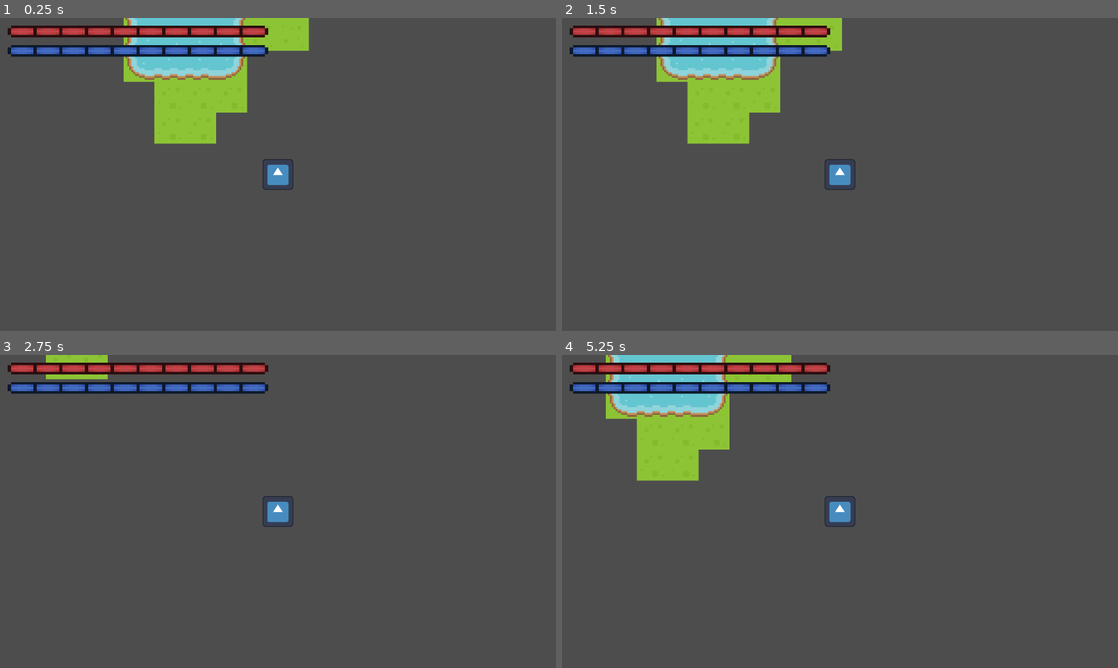
Above: before the commit, frames 1-4 (two rows, left to right).
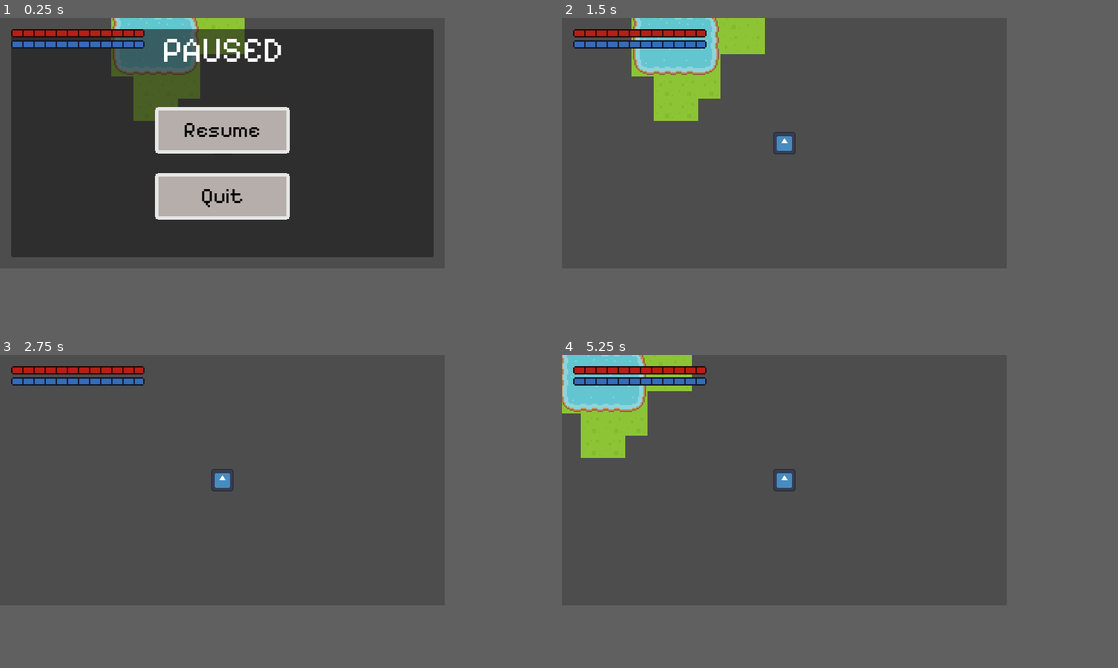
Above: after the commit, the same moments.

Repository: CrabbyDisk/Modertron-RPG
Game: Godot game, scene res://Scenes/World.tscn
Same seed, same stepped clock (60 frames per second), same inputs: the game is played once before the commit and once after it. The engine's default icon, where the game draws it, is replaced by a stand-in: a white triangle on a blue panel in a dark square.
Inputs (mouse positions are in pixels of both pictures, inside the frame that each line leads up to):
- Up to frame 1 (0.25 s): no input
- Up to frame 2 (1.5 s): click (840, 158) at 0.5 s, where only the run after the commit has a clickable "Resume"; tap Enter at 1.25 s; hold D (right) from 1.28 s (still down)
- Up to frame 3 (2.75 s): release D (right) at 2.03 s; hold S (down) from 2.03 s (still down)
- Up to frame 4 (5.25 s): release S (down) at 2.78 s; hold D (right) 2.78-3.53 s; hold W (up) 3.53-4.28 s; hold A (left) from 4.28 s (still down)
In our replay, the window is 800x450 before the commit and 640x360 after it. These sizes can differ from the game's own. Grey fills any space a smaller window leaves; there, only what the larger window draws over its background counts as a difference.

The runs differ from the first frame. In frame 1, 56% of the frame differs, in the area x 1-78%, y 0-77%; in frame 2, 10%; in frame 3, 4.5%; in frame 4, 12%.

Commit message:
Update progress bars and change resolution

Diff:
--- a/Player/Player.tscn
+++ b/Player/Player.tscn
@@ -6,17 +6,17 @@
 [ext_resource type="Script" path="res://Components/HitboxComponent.gd" id="4_mhyy7"]
 
 [sub_resource type="RectangleShape2D" id="RectangleShape2D_dsvol"]
-size = Vector2(64, 64)
+size = Vector2(32, 32)
 
 [sub_resource type="RectangleShape2D" id="RectangleShape2D_xshpc"]
-size = Vector2(64, 64)
+size = Vector2(32, 32)
 
 [node name="Player" type="CharacterBody2D"]
 script = ExtResource("1_jh2cb")
 
 [node name="Sprite2D" type="Sprite2D" parent="."]
 position = Vector2(9.53674e-07, 9.53674e-07)
-scale = Vector2(0.5, 0.5)
+scale = Vector2(0.25, 0.25)
 texture = ExtResource("1_4kjcj")
 
 [node name="CollisionShape2D" type="CollisionShape2D" parent="."]
--- a/Scenes/World.tscn
+++ b/Scenes/World.tscn
@@ -2059,7 +2059,7 @@
 [node name="World" type="Node2D"]
 
 [node name="TileMap" type="TileMap" parent="."]
-scale = Vector2(4, 4)
+scale = Vector2(2, 2)
 tile_set = SubResource("TileSet_s8jyj")
 format = 2
 layer_0/name = "Ground"
@@ -2068,12 +2068,6 @@
 [node name="Player" parent="." instance=ExtResource("1_qj1v0")]
 unique_name_in_owner = true
 
-[node name="Control" type="Control" parent="."]
-layout_mode = 3
-anchors_preset = 0
-offset_right = 40.0
-offset_bottom = 40.0
-
 [node name="CanvasLayer" type="CanvasLayer" parent="."]
 
 [node name="UI" parent="CanvasLayer" instance=ExtResource("3_cnhbn")]
--- a/UI/UI.gd
+++ b/UI/UI.gd
@@ -1,10 +1,6 @@
 extends Control
 
 var inventory_is_showing = false
-
-func _ready():
-	$Inventory.hide()
-	$Pause.hide()
 
 func _process(delta):
 	## NOTE: Make sure to always make the player node a unique name or this code won't work
--- a/UI/UI.tscn
+++ b/UI/UI.tscn
@@ -1,14 +1,11 @@
-[gd_scene load_steps=10 format=3 uid="uid://0r0i1srojycx"]
+[gd_scene load_steps=7 format=3 uid="uid://0r0i1srojycx"]
 
 [ext_resource type="Theme" uid="uid://d35gmpsqpfua2" path="res://Assets/Theme.tres" id="1_1iedq"]
-[ext_resource type="Texture2D" uid="uid://0sway6kw47ak" path="res://UI/Bars/Health Border.png" id="1_6xjol"]
 [ext_resource type="Script" path="res://UI/UI.gd" id="1_dxejq"]
-[ext_resource type="Texture2D" uid="uid://ysg08yn1o0ls" path="res://UI/Bars/Health Divider.png" id="2_0x0hk"]
-[ext_resource type="Texture2D" uid="uid://ccm7vv0c8x8jh" path="res://UI/Bars/Health Progress.png" id="3_x5lig"]
-[ext_resource type="Texture2D" uid="uid://7knwbagjcyeu" path="res://UI/Bars/Mana Border.png" id="5_aty73"]
-[ext_resource type="Texture2D" uid="uid://dwlix7qbx51xc" path="res://UI/Bars/Mana Divider.png" id="6_g601g"]
-[ext_resource type="Texture2D" uid="uid://bbu8je0fpwgjp" path="res://UI/Bars/Mana Progress.png" id="6_s26ew"]
+[ext_resource type="Texture2D" uid="uid://bq3srjcrgo7ew" path="res://Assets/Bars/Border.png" id="6_5cxh3"]
+[ext_resource type="Texture2D" uid="uid://1oxhw5b686in" path="res://Assets/Bars/Divider.png" id="7_7pm7q"]
 [ext_resource type="Texture2D" uid="uid://dswer3yt1sw6f" path="res://UI/Inventory Background.png" id="8_n4kg7"]
+[ext_resource type="Texture2D" uid="uid://br2cvyndtd61o" path="res://Assets/Bars/Progress.png" id="8_yjipc"]
 
 [node name="UI" type="Control"]
 process_mode = 3
@@ -21,34 +18,16 @@
 theme = ExtResource("1_1iedq")
 script = ExtResource("1_dxejq")
 
-[node name="Health" type="TextureProgressBar" parent="."]
-layout_mode = 0
+[node name="Inventory" type="Control" parent="."]
+visible = false
+layout_mode = 2
+anchors_preset = 0
 offset_left = 16.0
 offset_top = 16.0
-offset_right = 556.0
-offset_bottom = 40.0
-max_value = 20.0
-nine_patch_stretch = true
-texture_under = ExtResource("1_6xjol")
-texture_over = ExtResource("2_0x0hk")
-texture_progress = ExtResource("3_x5lig")
-
-[node name="Mana" type="TextureProgressBar" parent="."]
-layout_mode = 0
-offset_left = 16.0
-offset_top = 56.0
-offset_right = 556.0
-offset_bottom = 80.0
-max_value = 10.0
-nine_patch_stretch = true
-texture_under = ExtResource("5_aty73")
-texture_over = ExtResource("6_g601g")
-texture_progress = ExtResource("6_s26ew")
-
-[node name="Inventory" type="Control" parent="."]
-anchors_preset = 0
-offset_right = 40.0
-offset_bottom = 40.0
+offset_right = 624.0
+offset_bottom = 344.0
+grow_horizontal = 2
+grow_vertical = 2
 
 [node name="TextureRect" type="TextureRect" parent="Inventory"]
 layout_mode = 0
@@ -61,21 +40,32 @@
 
 [node name="Pause" type="Control" parent="."]
 process_mode = 3
+layout_mode = 2
 anchors_preset = 0
-offset_right = 40.0
-offset_bottom = 40.0
+offset_left = 16.0
+offset_top = 16.0
+offset_right = 624.0
+offset_bottom = 344.0
+grow_horizontal = 2
+grow_vertical = 2
 
 [node name="Panel" type="Panel" parent="Pause"]
-layout_mode = 0
-offset_right = 1152.0
-offset_bottom = 648.0
+layout_mode = 1
+anchors_preset = 15
+anchor_right = 1.0
+anchor_bottom = 1.0
+grow_horizontal = 2
+grow_vertical = 2
 
 [node name="VBoxContainer" type="VBoxContainer" parent="Pause"]
-layout_mode = 0
-offset_left = 192.0
-offset_top = 128.0
-offset_right = 960.0
-offset_bottom = 520.0
+layout_mode = 1
+anchors_preset = 5
+anchor_left = 0.5
+anchor_right = 0.5
+offset_left = -86.5
+offset_right = 86.5
+offset_bottom = 122.0
+grow_horizontal = 2
 theme_override_constants/separation = 62
 
 [node name="Label" type="Label" parent="Pause/VBoxContainer"]
@@ -84,26 +74,45 @@
 text = "PAUSED"
 horizontal_alignment = 1
 
-[node name="Buttons" type="Control" parent="Pause/VBoxContainer"]
-layout_mode = 2
-
-[node name="HBoxContainer" type="HBoxContainer" parent="Pause/VBoxContainer/Buttons"]
-layout_mode = 0
-offset_right = 768.0
-offset_bottom = 142.0
-alignment = 1
-
-[node name="VBoxContainer" type="VBoxContainer" parent="Pause/VBoxContainer/Buttons/HBoxContainer"]
+[node name="Buttons" type="VBoxContainer" parent="Pause/VBoxContainer"]
 layout_mode = 2
 theme_override_constants/separation = 48
 
-[node name="Resume" type="Button" parent="Pause/VBoxContainer/Buttons/HBoxContainer/VBoxContainer"]
+[node name="Resume" type="Button" parent="Pause/VBoxContainer/Buttons"]
 layout_mode = 2
 text = "Resume"
 
-[node name="Quit" type="Button" parent="Pause/VBoxContainer/Buttons/HBoxContainer/VBoxContainer"]
+[node name="Quit" type="Button" parent="Pause/VBoxContainer/Buttons"]
 layout_mode = 2
 text = "Quit"
 
-[connection signal="pressed" from="Pause/VBoxContainer/Buttons/HBoxContainer/VBoxContainer/Resume" to="." method="_on_resume_pressed"]
-[connection signal="pressed" from="Pause/VBoxContainer/Buttons/HBoxContainer/VBoxContainer/Quit" to="." method="_on_quit_pressed"]
+[node name="Health" type="TextureProgressBar" parent="."]
+layout_mode = 2
+offset_left = 16.0
+offset_top = 16.0
+offset_right = 208.0
+offset_bottom = 28.0
+max_value = 20.0
+texture_under = ExtResource("6_5cxh3")
+texture_over = ExtResource("7_7pm7q")
+texture_progress = ExtResource("8_yjipc")
+tint_under = Color(1, 0.172549, 0.12549, 1)
+tint_over = Color(1, 0.172549, 0.12549, 1)
+tint_progress = Color(1, 0.172549, 0.12549, 1)
+
+[node name="Mana" type="TextureProgressBar" parent="."]
+layout_mode = 2
+offset_left = 16.0
+offset_top = 32.0
+offset_right = 208.0
+offset_bottom = 44.0
+max_value = 10.0
+texture_under = ExtResource("6_5cxh3")
+texture_over = ExtResource("7_7pm7q")
+texture_progress = ExtResource("8_yjipc")
+tint_under = Color(0.392157, 0.588235, 1, 1)
+tint_over = Color(0.392157, 0.588235, 1, 1)
+tint_progress = Color(0.301961, 0.588235, 1, 1)
+
+[connection signal="pressed" from="Pause/VBoxContainer/Buttons/Resume" to="." method="_on_resume_pressed"]
+[connection signal="pressed" from="Pause/VBoxContainer/Buttons/Quit" to="." method="_on_quit_pressed"]
--- a/project.godot
+++ b/project.godot
@@ -17,7 +17,11 @@
 
 [display]
 
+window/size/viewport_width=640
+window/size/viewport_height=360
+window/size/mode=3
 window/stretch/mode="viewport"
+window/stretch/aspect="keep_height"
 
 [input]
 
Binary file added: Assets/Bars/Border.png
Not shown, changed: Assets/Bars/Border.png.import
Binary file added: Assets/Bars/Divider.png
Not shown, changed: Assets/Bars/Divider.png.import
Binary file added: Assets/Bars/Progress.png
Not shown, changed: Assets/Bars/Progress.png.import
Binary file removed: Assets/Terrain/roguelikeSheet_magenta.png
Not shown, removed: Assets/Terrain/roguelikeSheet_magenta.png.import
Not shown, changed: Assets/Weapon Textures/Axe/Axe head.png.import
Binary file removed: UI/Bars/Health Border.png
Not shown, removed: UI/Bars/Health Border.png.import
Binary file removed: UI/Bars/Health Divider.png
(and 6 more such lines)
